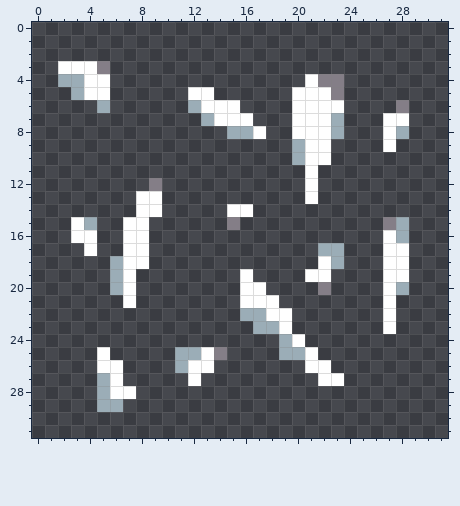
Edited in one commit: pixel-art file (Assets/Assets-Nexus Factory/Terreno/Minerales/Cuarso.aseprite). This is how it looked before the edit.
32x32 pixels, 1 frame.
The result:
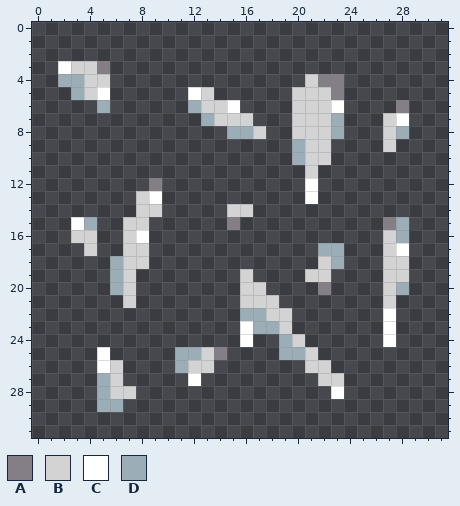
Palette (. is transparent): A #847e87  B #d3d3d3  C #ffffff  D #9badb7
Changes in this commit:
Colour C becomes colour B in row 3 at x 3 to 4; in row 4 at x 4 to 5 and 21; in row 5 at x 4, 13 and 20 to 22; in row 6 at x 13 to 14 and 20 to 22; in row 7 at x 14 to 16, 20 to 22 and 27; in row 8 at x 17, 20 to 22 and 27.
Colour C becomes colour B in row 9 at x 21 to 22 and 27; in row 10 at x 21 to 22; in row 11 at x 21; in row 13 at x 8; in row 14 at x 8 to 9 and 15 to 16; in row 15 at x 7 to 8.
Colour C becomes colour B in row 16 at x 3 to 4, 7 and 27; in row 17 at x 4, 7 to 8 and 27; in row 18 at x 7 to 8, 22 and 27 to 28; in row 19 at x 7, 16, 21 to 22 and 27 to 28; in row 20 at x 7, 16 to 17 and 27; in row 21 at x 7, 16 to 18 and 27.
Colour C becomes colour B in row 22 at x 18 to 19; in row 23 at x 19; in row 24 at x 20; in row 25 at x 13 and 21; in row 26 at x 6, 12 to 13 and 21 to 22; in row 27 at x 6 and 22 to 23.
Colour C becomes colour B in row 28 at x 6 to 7.
The author put colour C in row 23 at x 16; in row 24 at x 16 and 27; in row 28 at x 23.
Where, in picture pixels (left, top, right, bottom), the same in both pictures:
changed: (71, 61, 110, 100)
changed: (201, 74, 331, 178)
changed: (383, 113, 396, 152)
changed: (71, 191, 162, 399)
changed: (227, 204, 253, 217)
changed: (383, 230, 409, 347)
changed: (188, 256, 344, 399)
